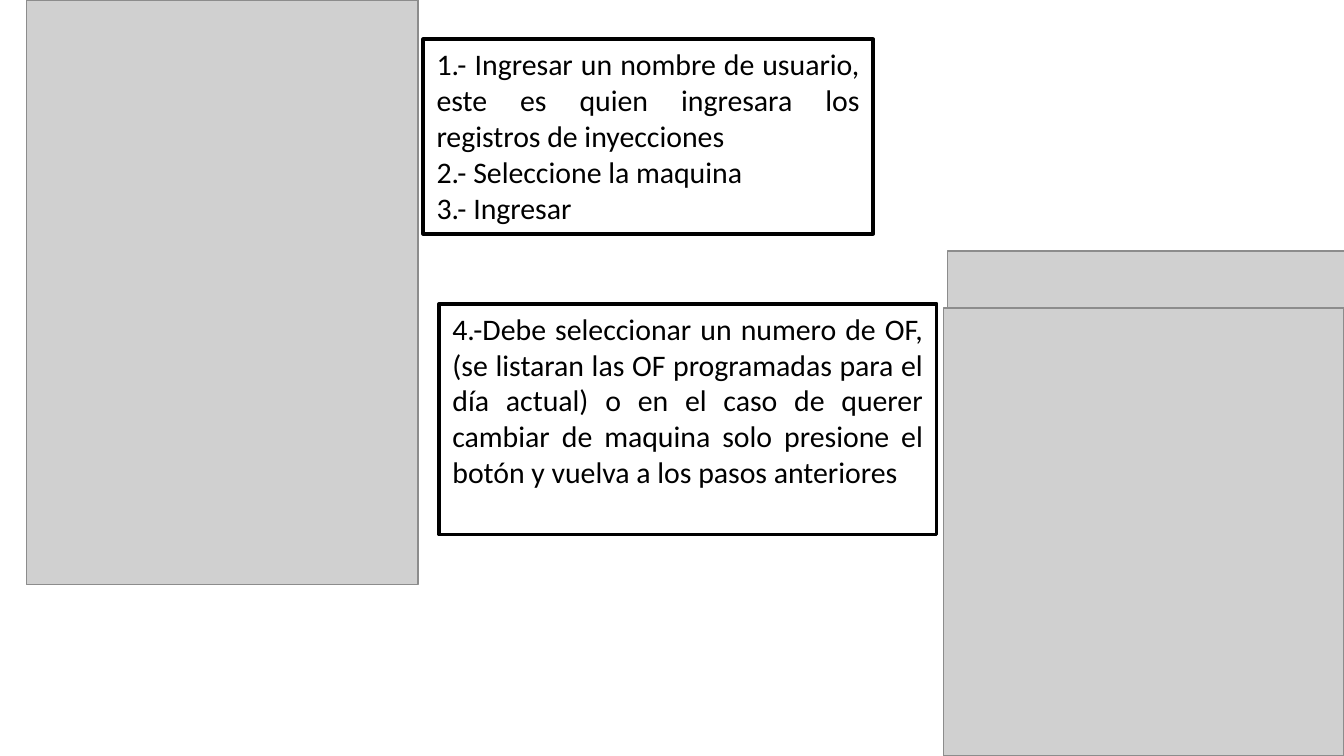
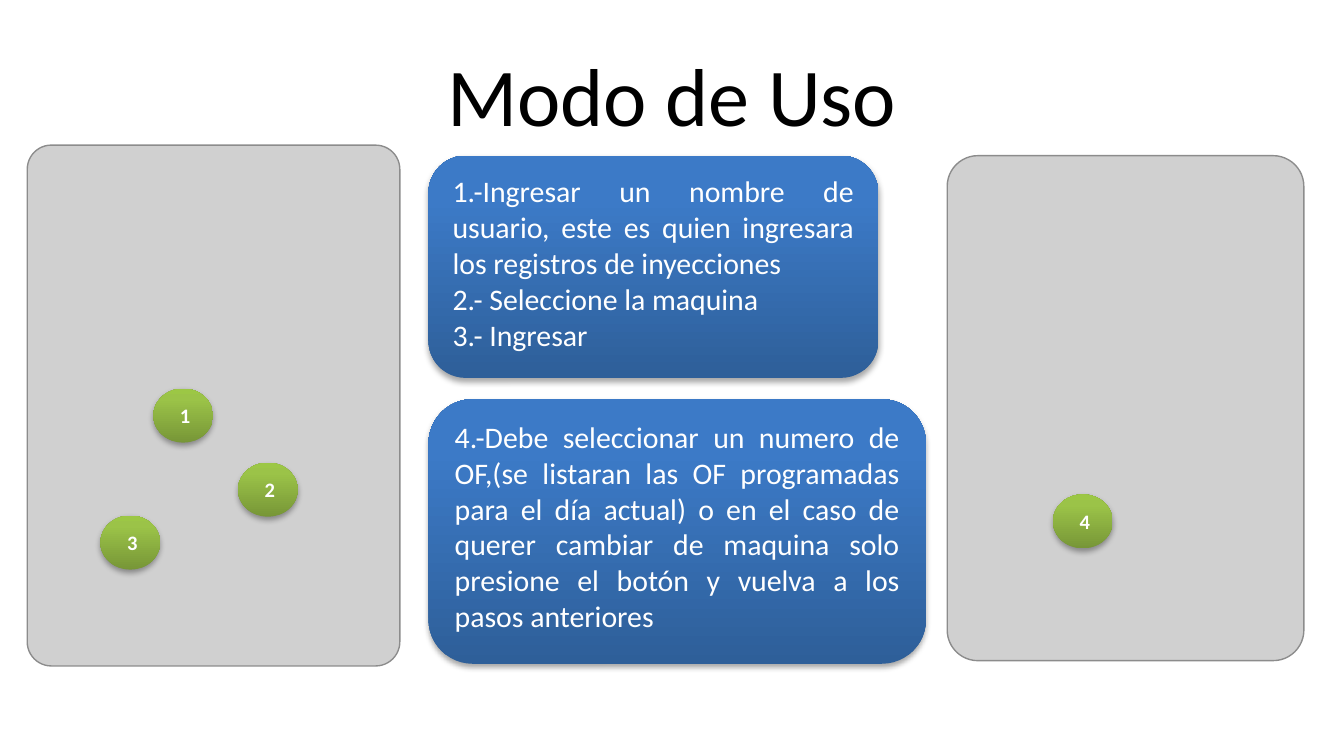
Before and after one commit to marcuxo/ariztindicador, a slide deck: slide 4 of server/public/descarga/CONTROL DE INYECCION.pptx. Drawn at 1344x756 pixels with LibreOffice and Linux fonts; fonts in the diff are those of the drawing; grey boxes stand for pictures; background and template pictures are left out. Boxes give left, top, right and bottom in pixels: in the first picture for what was removed or moved away, otherwise in the second. Text is boxed around its words. In the diff, an @@ line names an element or a change of style, - is before the commit and + after.

```diff
--- a/server/public/descarga/CONTROL DE INYECCION.pptx
+++ b/server/public/descarga/CONTROL DE INYECCION.pptx
@@ title added at <box>447,69,896,127</box>, 44 pt, text #000000 @@
+Modo de Uso
@@ picture: place and size @@
-picture at <box>27,0,418,585</box>
+picture at <box>27,145,399,667</box>
@@ rounded rectangle "1.-Ingresar un nombre de usuario, ...": place and size @@
-rounded rectangle "1.-Ingresar un nombre de usuario, ..." at <box>423,39,874,234</box>
+rounded rectangle "1.-Ingresar un nombre de usuario, ..." at <box>429,156,879,378</box>
@@ rounded rectangle "1.-Ingresar un nombre de usuario, ..." at <box>429,156,879,378</box>: rectangle to rounded rectangle; fill #FFFFFF to gradient #2F5F99 to #3D7CC7 to #3A7CCB; outline #000000 2 pt to none; shadow on @@
@@ picture: place and size @@
-picture at <box>943,308,1344,755</box>
+picture at <box>948,156,1304,661</box>
@@ text in rounded rectangle at <box>453,181,853,279</box>: text changed; text colour #000000 to #FFFFFF @@
-1.- Ingresar un nombre de usuario, este es quien ingresara los registros de inyecciones
+1.-Ingresar un nombre de usuario, este es quien ingresara los registros de inyecciones
@@ picture removed at <box>948,251,1344,309</box> @@
@@ text in rounded rectangle at <box>453,289,758,351</box>: text colour #000000 to #FFFFFF in "2.- Seleccione la maquina", "3.- Ingresar" @@
@@ ellipse added at <box>153,388,212,442</box>, fill gradient #779737 to #9BC348 to #9DC746, 11 pt, text #FFFFFF, bold @@
+1
@@ rounded rectangle "4.-Debe seleccionar un numero de ...": place and size @@
-rounded rectangle "4.-Debe seleccionar un numero de ..." at <box>439,304,937,535</box>
+rounded rectangle "4.-Debe seleccionar un numero de ..." at <box>429,399,926,664</box>
@@ rounded rectangle "4.-Debe seleccionar un numero de ..." at <box>429,399,926,664</box>: text colour #000000 to #FFFFFF; rectangle to rounded rectangle; fill #FFFFFF to gradient #2F5F99 to #3D7CC7 to #3A7CCB; outline #000000 2 pt to none; shadow on @@
@@ ellipse added at <box>238,462,297,516</box>, fill gradient #779737 to #9BC348 to #9DC746, 11 pt, text #FFFFFF, bold @@
+2
@@ ellipse added at <box>1052,495,1111,548</box>, fill gradient #779737 to #9BC348 to #9DC746, 11 pt, text #FFFFFF, bold @@
+4
@@ ellipse added at <box>101,516,160,570</box>, fill gradient #779737 to #9BC348 to #9DC746, 11 pt, text #FFFFFF, bold @@
+3
```
Also in this commit, not shown: 8 other slides changed, 1 slide added, 4 other files.
